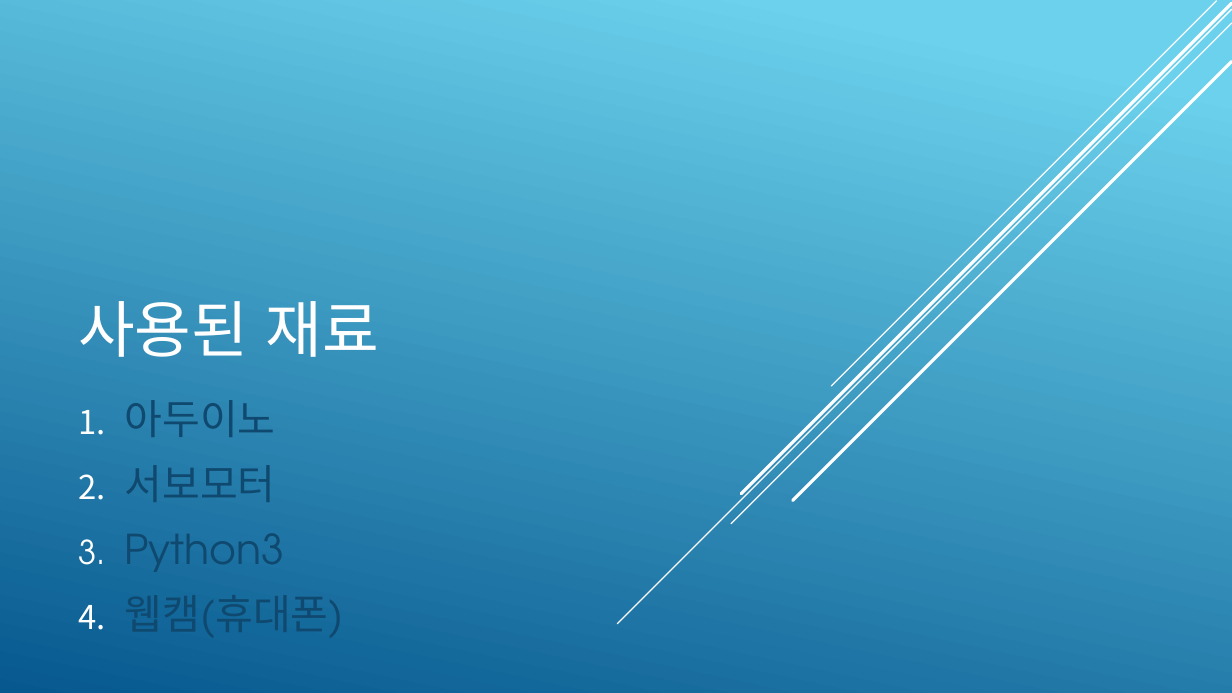
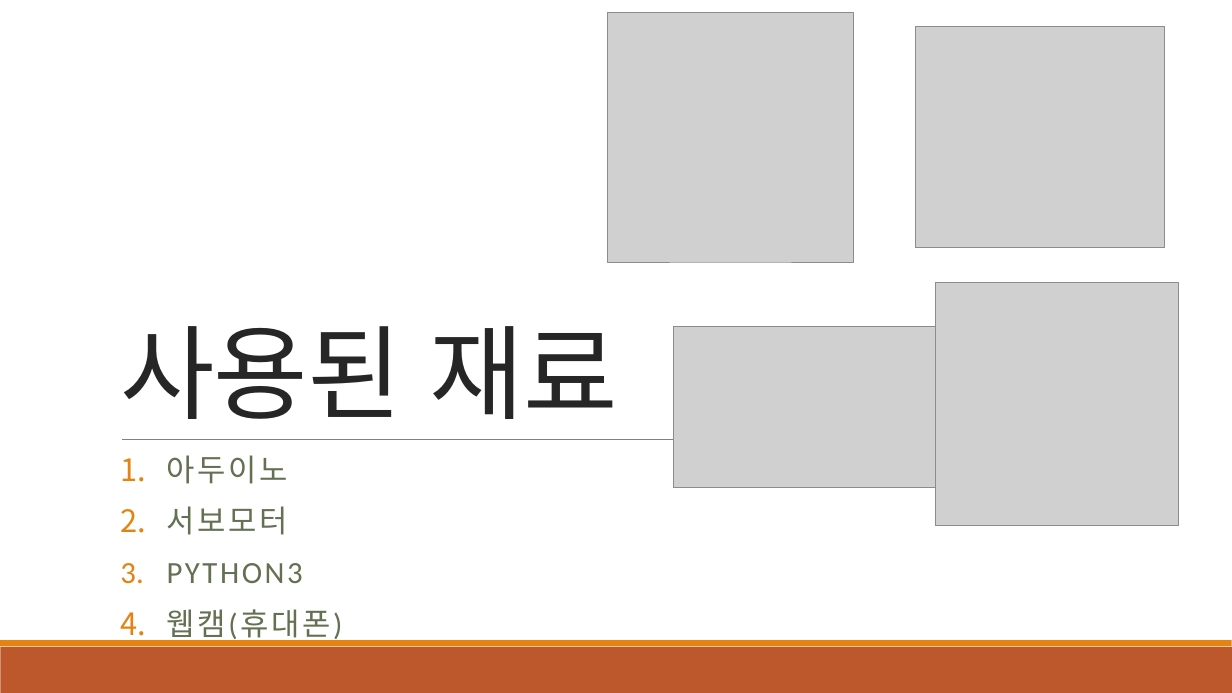
Before and after one commit to ttnt5/AiControl, a slide deck: slide 3 of Ai 제어실습 기말발표.pptx. Drawn at 1232x693 pixels with LibreOffice and Linux fonts; fonts in the diff are those of the drawing; grey boxes stand for pictures. Boxes give left, top, right and bottom in pixels: in the first picture for what was removed or moved away, otherwise in the second. Text is boxed around its words. In the diff, an @@ line names an element or a change of style, - is before the commit and + after.

```diff
--- a/Ai 제어실습 기말발표.pptx
+++ b/Ai 제어실습 기말발표.pptx
@@ background gradient #6ED2EB to #06588E to #FFFFFF @@
@@ picture added at <box>607,12,853,262</box> @@
@@ line removed from (1232, 9) to (617, 624) @@
@@ line removed from (1232, 23) to (731, 524) @@
@@ line removed from (1232, 4) to (741, 494) @@
@@ line removed from (1216, 1) to (832, 386) @@
@@ picture added at <box>916,27,1165,249</box> @@
@@ title "사용된 재료": place and size @@
-title "사용된 재료" at <box>78,301,379,357</box>
+title "사용된 재료" at <box>120,326,618,419</box>
@@ title "사용된 재료" at <box>120,326,618,419</box>: size 48 to 80 pt, font TeX Gyre Adventor to Calibri, text colour #FFFFFF to #262626, letter spacing 0 to -0.5 pt; line spacing 1 to 0.85 @@
@@ line removed from (1232, 62) to (793, 501) @@
@@ picture added at <box>935,283,1178,526</box> @@
@@ picture added at <box>674,326,960,487</box> @@
@@ line added from (122, 439) to (1120, 439), #808080 0.5 pt @@
@@ subtitle "아두이노": place and size @@
-subtitle "아두이노" at <box>125,400,285,572</box>
+subtitle "아두이노" at <box>167,455,343,643</box>
@@ subtitle at <box>167,455,343,643</box>: size 32 to 24 pt, font TeX Gyre Adventor to Calibri, text colour #0F496F to #637052, letter spacing 0 to 2 pt in "아두이노", "서보모터", "웹캠(휴대폰)"; line spacing 1 to 0.9; more space between paragraphs; bullet colour #FFFFFF to #E48312 @@
@@ subtitle at <box>167,563,303,583</box>: text changed; size 32 to 24 pt; font TeX Gyre Adventor to Calibri; text colour #0F496F to #637052 @@
-3. Python3
+3. PYTHON3
@@ rectangle added at <box>0,647,1232,693</box>, fill #BD582C @@
@@ rectangle added at <box>0,640,1232,647</box>, fill #E48312 @@
```
Also in this commit, not shown: 2 other slides changed, 20 other files.
